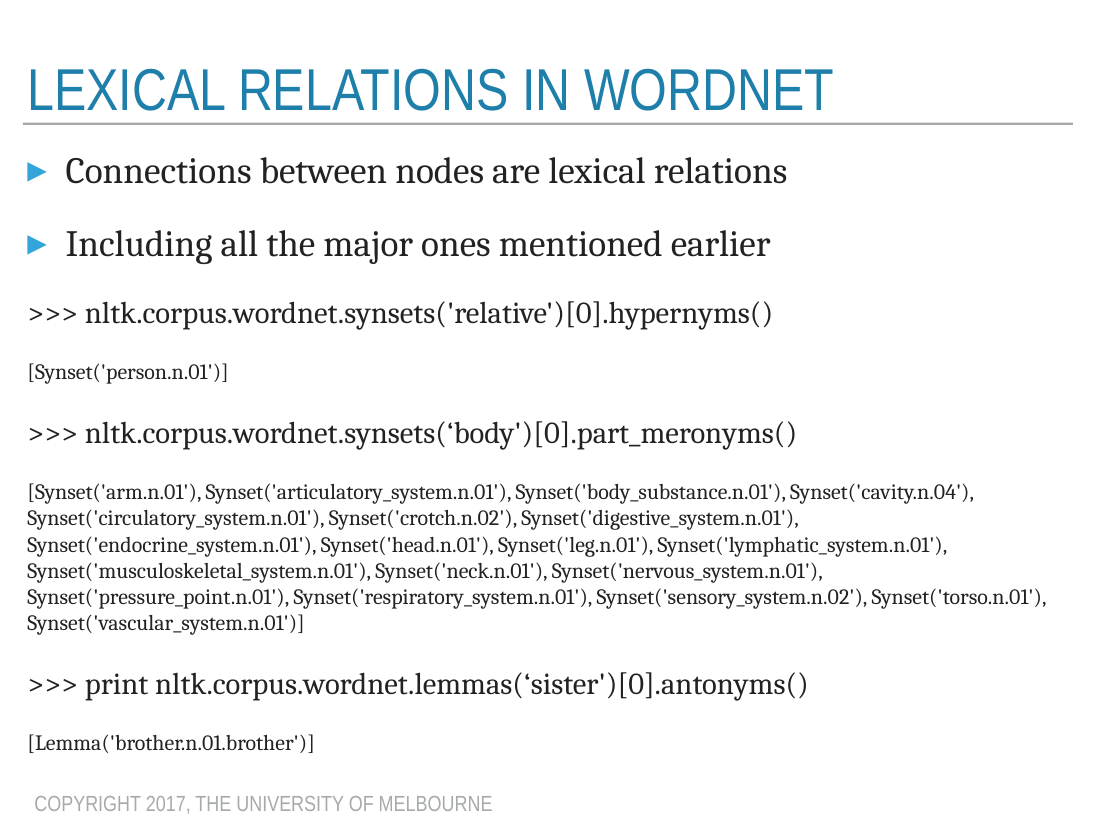
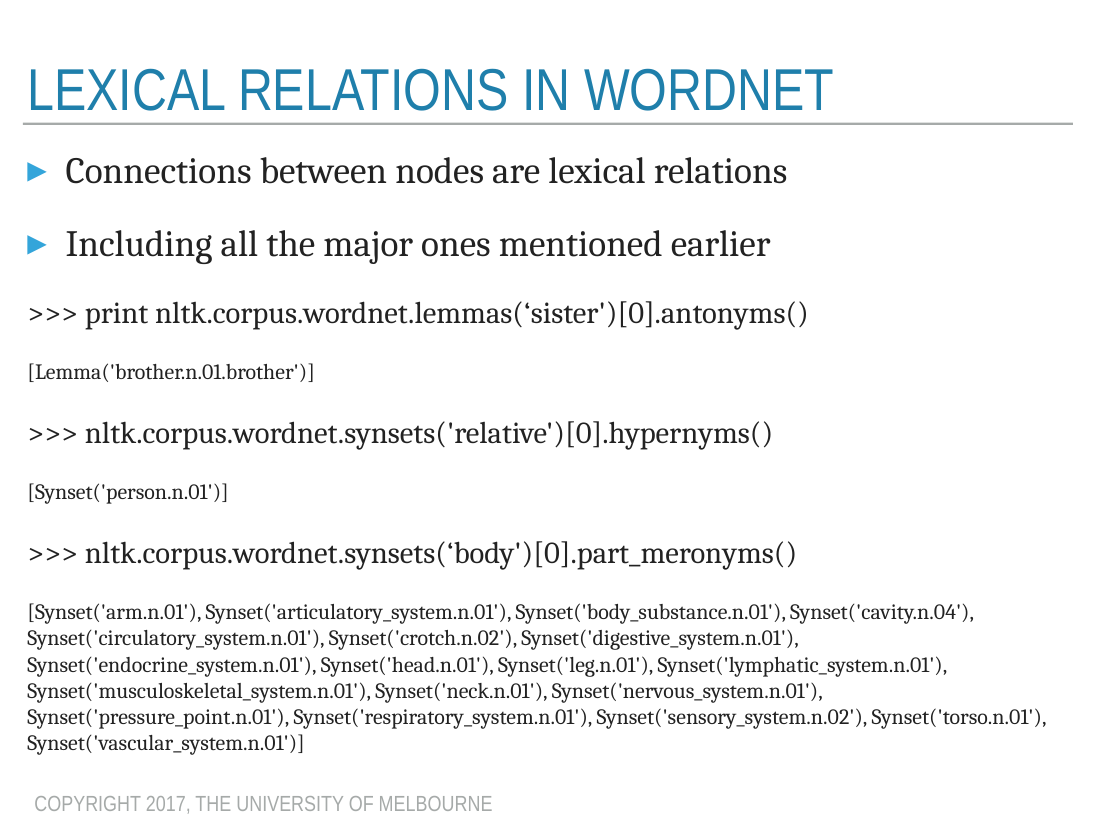
Before and after one commit to trevorcohn/comp90042, a slide deck: slide 8 of slides/WSTA_L8_lexical_semantics.pptx. Drawn at 1120x840 pixels with LibreOffice and Linux fonts; fonts in the diff are those of the drawing. Boxes give left, top, right and bottom in pixels: in the first picture for what was removed or moved away, otherwise in the second. Text is boxed around its words. In the diff, an @@ line names an element or a change of style, - is before the commit and + after.

```diff
--- a/slides/WSTA_L8_lexical_semantics.pptx
+++ b/slides/WSTA_L8_lexical_semantics.pptx
@@ text at bbox=[27, 301, 809, 382]: paragraphs added @@
+>>> print nltk.corpus.wordnet.lemmas(‘sister')[0].antonyms()
+[Lemma('brother.n.01.brother')]
@@ text at bbox=[27, 672, 809, 753]: paragraphs removed @@
->>> print nltk.corpus.wordnet.lemmas(‘sister')[0].antonyms()
-[Lemma('brother.n.01.brother')]
```
Also in this commit, not shown: 7 other files.
